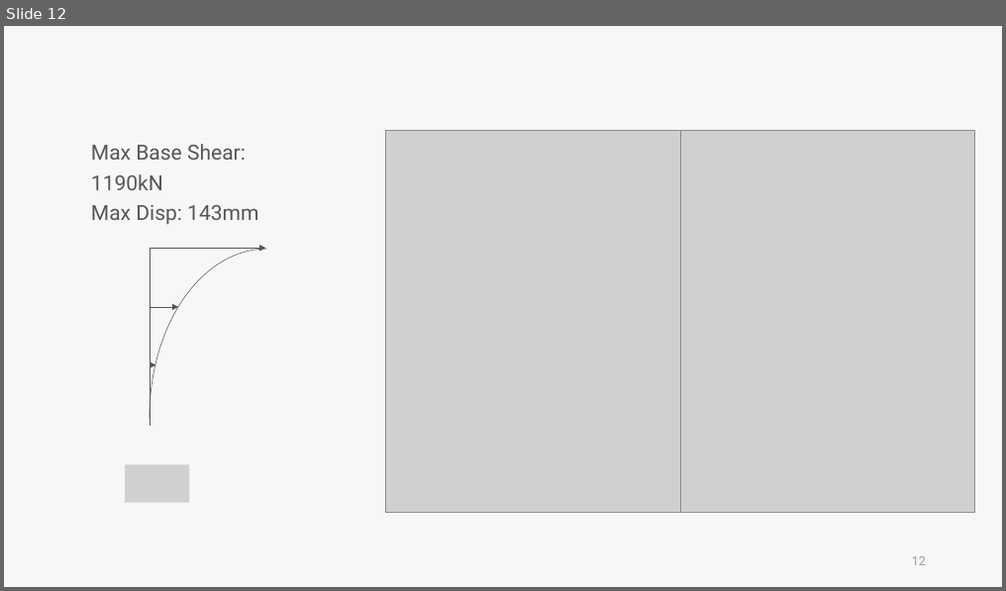
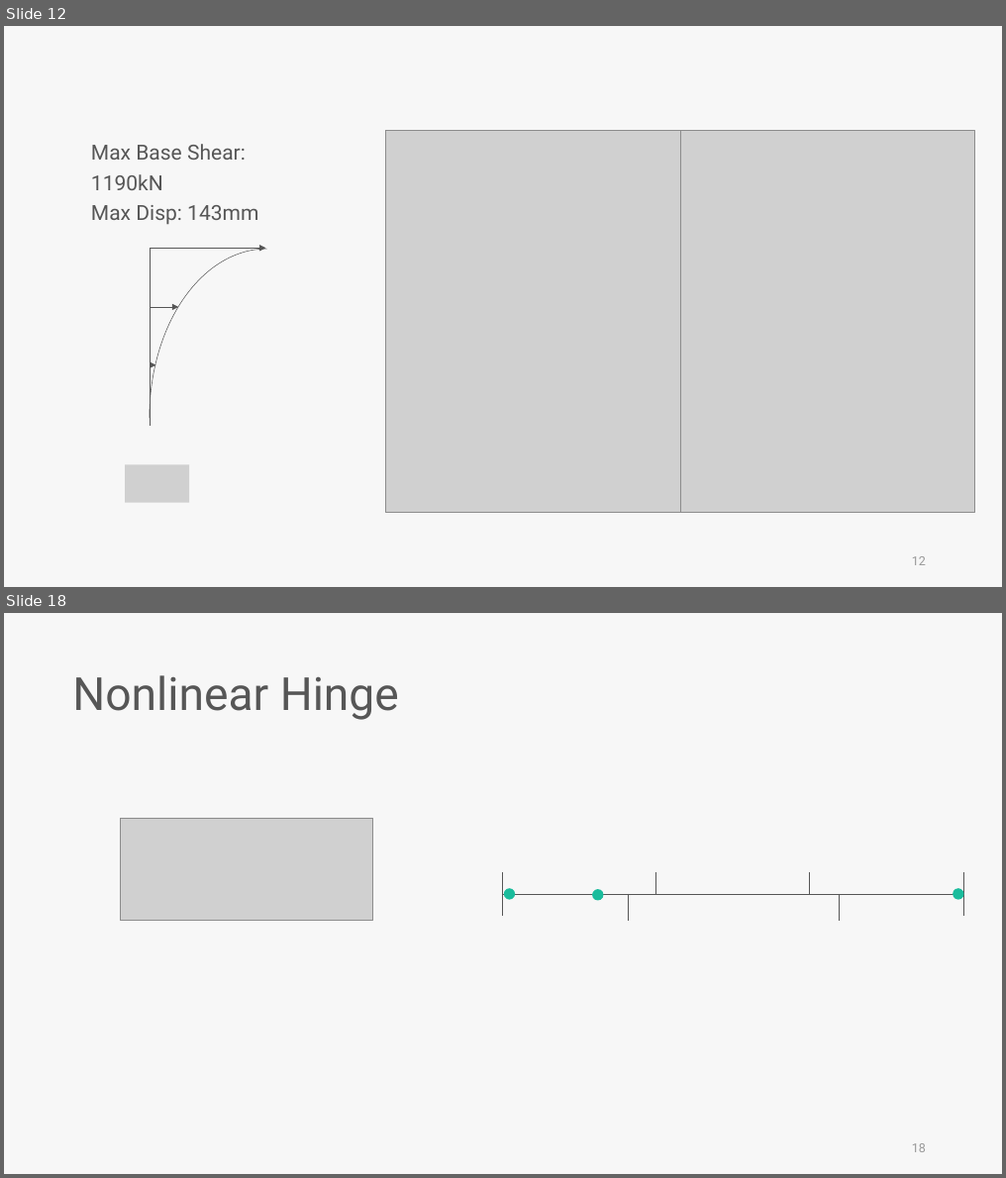
Before and after one commit to skyran1278/VbaProject, a slide deck: 20180126_SmartCut/Meeting/20181221 Meeting/20181221 Meeting mac.pptx. Shown one above the other, each under a label of ours: slide 12 before the commit, slides 12 and 18 after it; the slides between them are not shown. The pictures are 1006x591 and 1006x1178 pixels, drawn with LibreOffice and Linux fonts; fonts in the diff are those of the drawing; grey boxes stand for pictures. Boxes give left, top, right and bottom in pixels: in the first picture for what was removed or moved away, otherwise in the second. Text is boxed around its words. In the diff, an @@ line names an element or a change of style, - is before the commit and + after.

```diff
--- a/20180126_SmartCut/Meeting/20181221 Meeting/20181221 Meeting mac.pptx
+++ b/20180126_SmartCut/Meeting/20181221 Meeting/20181221 Meeting mac.pptx
@@ slide 18 added at [4,613,1002,1174], background #F7F7F7 @@
@@ text added at [72,675,399,720], 44 pt, text #565656 @@
+Nonlinear Hinge
@@ picture added at [120,818,373,922] @@
@@ line added from (503, 872) to (503, 916), #565656 0.5 pt @@
@@ line added from (656, 872) to (656, 894), #565656 0.5 pt @@
@@ line added from (809, 872) to (809, 894), #565656 0.5 pt @@
@@ line added from (964, 872) to (964, 916), #565656 0.5 pt @@
@@ line added from (503, 894) to (964, 894), #565656 0.5 pt @@
@@ ellipse added at [504,888,515,900], fill #1ABC9C @@
@@ ellipse added at [592,889,604,900], fill #1ABC9C @@
@@ line added from (629, 894) to (629, 921), #565656 0.5 pt @@
@@ line added from (840, 894) to (840, 921), #565656 0.5 pt @@
@@ ellipse added at [952,888,963,900], fill #1ABC9C @@
@@ page number added at [912,1144,926,1153], 12 pt, text #9A9A9A @@
+18
```
Also in this commit, not shown: 4 slides changed, 5 other slides added, 27 slides removed, 2 other files.
